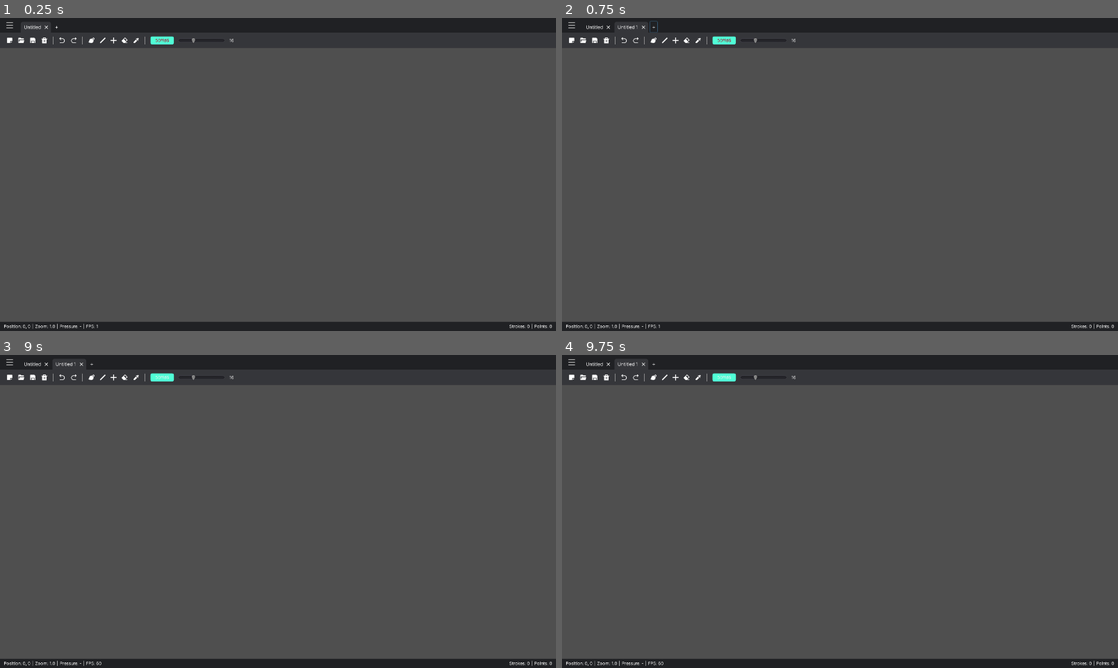
Above: before the commit, frames 1-4 (two rows, left to right).
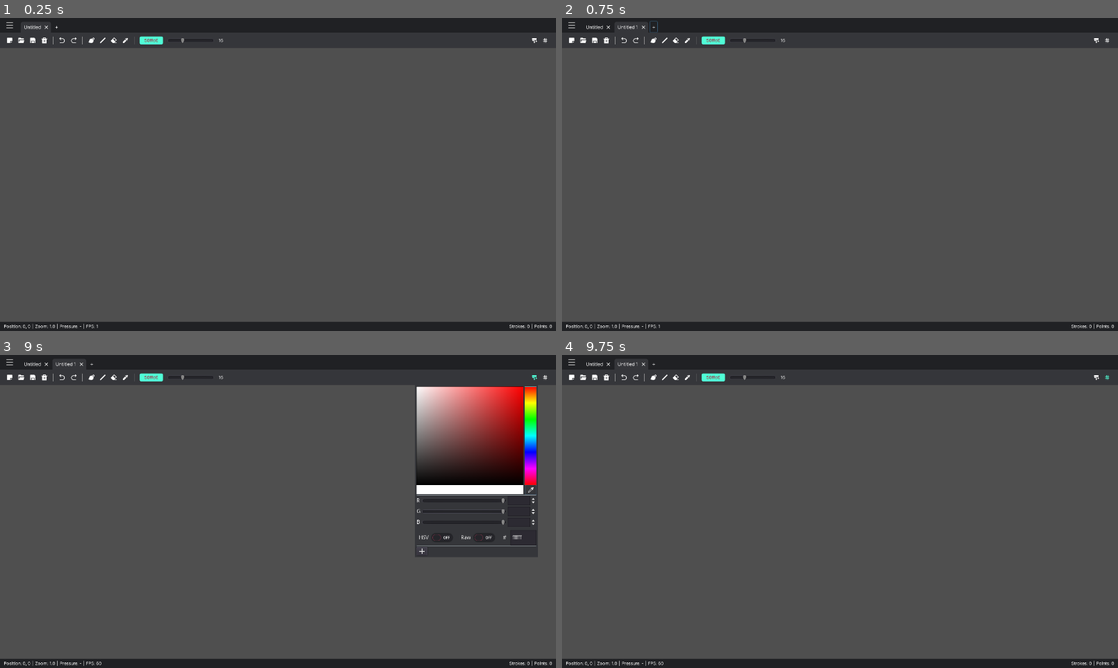
Above: after the commit, the same moments.

Repository: Epsilon0xCell/Lorien
Game: Godot game, scene res://Main.tscn
The game is run twice, just before and just after one commit, with the same random seed, the same clock (stepped at 60 frames per second) and the same inputs. The engine's default icon, where the game draws it, is replaced by a stand-in: a white triangle on a blue panel in a dark square.
Inputs (mouse positions are in pixels of both pictures, inside the frame that each line leads up to; where the layout moved, square brackets give the same spot in the first picture):
- Up to frame 1 (0.25 s): no input
- Up to frame 2 (0.75 s): click "+" at 0.5 s
- Up to frame 3 (9 s): click (22, 376) at 1.25 s; click (33, 376) at 2 s; click (44, 376) at 2.75 s; click (61, 376) at 3.5 s; click (72, 376) at 4.25 s; click (88, 376) at 5 s; click (100, 376) at 5.75 s; click (111, 376) at 6.52 s; click (127, 376) [139, 376] at 7.25 s; click "50ffd6" at 8 s; click (533, 376) at 8.77 s
- Up to frame 4 (9.75 s): click (1106, 376) at 9.52 s

The runs differ from the first frame. In frame 1, 0.2% of the frame differs, in the area x 19-99%, y 5-9%; in frame 2, 0.2%; in frame 3, 12%, in the area x 19-99%, y 5-65%; in frame 4, 0.2%.

Commit message:
Background color

Diff:
--- a/lorien/BrushStroke.gd
+++ b/lorien/BrushStroke.gd
@@ -68,6 +68,10 @@
 func apply(line2d: Line2D) -> void:
 	line2d.clear_points()
 	line2d.width_curve.clear_points()
+
+	if points.empty():
+		return
+
 	line2d.width_curve.bake_resolution = pressures.size()
 
 	line2d.default_color = color
--- a/lorien/InfiniteCanvas/InfiniteCanvas.gd
+++ b/lorien/InfiniteCanvas/InfiniteCanvas.gd
@@ -26,6 +26,7 @@
 var info := Info.new()
 var _last_mouse_motion: InputEventMouseMotion
 var _is_enabled := false
+var _background_color: Color
 
 # -------------------------------------------------------------------------------------------------
 func _ready():
@@ -74,6 +75,15 @@
 	line.texture = STROKE_TEXTURE
 	line.texture_mode = Line2D.LINE_TEXTURE_STRETCH
 	return line
+
+# -------------------------------------------------------------------------------------------------
+func set_background_color(color: Color) -> void:
+	_background_color = color
+	VisualServer.set_default_clear_color(color)
+
+# -------------------------------------------------------------------------------------------------
+func get_background_color() -> Color:
+	return _background_color
 
 # -------------------------------------------------------------------------------------------------
 func get_camera() -> Camera2D:
--- a/lorien/Main.gd
+++ b/lorien/Main.gd
@@ -12,7 +12,7 @@
 
 # -------------------------------------------------------------------------------------------------
 func _ready():
-	VisualServer.set_default_clear_color(canvas_color)
+	_canvas.set_background_color(canvas_color)
 	_file_dialog.current_dir = Config.DEFAULT_FILE_DIALOG_PATH
 
 	# UI Signals
@@ -21,6 +21,7 @@
 	_ui_toolbar.connect("save_file", self, "_on_save_file")
 	_ui_toolbar.connect("brush_color_changed", self, "_on_brush_color_changed")
 	_ui_toolbar.connect("brush_size_changed", self, "_on_brush_size_changed")
+	_ui_toolbar.connect("canvas_background_changed", self, "_on_canvas_background_changed")
 
 # -------------------------------------------------------------------------------------------------
 func _physics_process(delta):
@@ -51,11 +52,13 @@
 	var zoom_str: String = savefile.meta_data[LorienIO.METADATA_CAMERA_ZOOM]
 	var offset_x_str: String = savefile.meta_data[LorienIO.METADATA_CAMERA_OFFSET_X]
 	var offset_y_str: String = savefile.meta_data[LorienIO.METADATA_CAMERA_OFFSET_Y]
+	var canvas_color: String = savefile.meta_data[LorienIO.CANVAS_COLOR]
 
 	# apply metadata
 	var cam: Camera2D = _canvas.get_camera()
 	cam.set_zoom_level(float(zoom_str))
 	cam.offset = Vector2(float(offset_x_str), float(offset_y_str))
+	_canvas.set_background_color(Color(canvas_color))
 
 	# add strokes to canvas
 	_canvas.clear()
@@ -68,9 +71,14 @@
 		LorienIO.METADATA_CAMERA_OFFSET_X: str(cam.offset.x),
 		LorienIO.METADATA_CAMERA_OFFSET_Y: str(cam.offset.y),
 		LorienIO.METADATA_CAMERA_ZOOM: str(cam.zoom.x),
+		LorienIO.CANVAS_COLOR: _canvas.get_background_color().to_html(false),
 	}
 
 	LorienIO.save_file(filepath, _canvas._brush_strokes, meta_data)
+
+# -------------------------------------------------------------------------------------------------
+func _on_canvas_background_changed(color: Color) -> void:
+	_canvas.set_background_color(color)
 
 # -------------------------------------------------------------------------------------------------
 func _on_InfiniteCanvas_mouse_entered():
--- a/lorien/Main.tscn
+++ b/lorien/Main.tscn
@@ -35,8 +35,9 @@
 [node name="UIToolbar" parent="." instance=ExtResource( 6 )]
 margin_top = 38.0
 margin_bottom = 78.0
-_file_dialog_path = NodePath("../FileDialog")
-_color_picker_path = NodePath("../ColorpickerPopup/PanelContainer/ColorPicker")
+file_dialog_path = NodePath("../FileDialog")
+brush_color_picker_path = NodePath("../BrushColorPickerPopup/PanelContainer/ColorPicker")
+background_color_picker_path = NodePath("../BackgroundColorPickerPopup/PanelContainer/ColorPicker")
 
 [node name="UIStatusBar" parent="." instance=ExtResource( 3 )]
 anchor_top = 1.0
@@ -59,16 +60,17 @@
 current_file = "Lorien"
 current_path = "/Projects/Other/lorien/lorien/Lorien"
 
-[node name="ColorpickerPopup" type="Popup" parent="."]
+[node name="BrushColorPickerPopup" type="Popup" parent="."]
 margin_left = 364.0
 margin_top = 77.0
 margin_right = 666.0
 margin_bottom = 504.0
 __meta__ = {
+"_edit_group_": true,
 "_edit_use_anchors_": false
 }
 
-[node name="PanelContainer" type="PanelContainer" parent="ColorpickerPopup"]
+[node name="PanelContainer" type="PanelContainer" parent="BrushColorPickerPopup"]
 anchor_right = 1.0
 anchor_bottom = 1.0
 custom_styles/panel = SubResource( 1 )
@@ -76,11 +78,41 @@
 "_edit_use_anchors_": false
 }
 
-[node name="ColorPicker" type="ColorPicker" parent="ColorpickerPopup/PanelContainer"]
-margin_left = 220.0
-margin_top = 220.0
-margin_right = 528.0
-margin_bottom = 658.0
+[node name="ColorPicker" type="ColorPicker" parent="BrushColorPickerPopup/PanelContainer"]
+margin_left = 20.0
+margin_top = 20.0
+margin_right = 328.0
+margin_bottom = 458.0
+edit_alpha = false
+__meta__ = {
+"_edit_use_anchors_": false
+}
+
+[node name="BackgroundColorPickerPopup" type="Popup" parent="."]
+anchor_left = 1.0
+anchor_right = 1.0
+margin_left = -364.613
+margin_top = 77.0
+margin_right = -46.6128
+margin_bottom = 501.0
+__meta__ = {
+"_edit_group_": true,
+"_edit_use_anchors_": false
+}
+
+[node name="PanelContainer" type="PanelContainer" parent="BackgroundColorPickerPopup"]
+anchor_right = 1.0
+anchor_bottom = 1.0
+custom_styles/panel = SubResource( 1 )
+__meta__ = {
+"_edit_use_anchors_": false
+}
+
+[node name="ColorPicker" type="ColorPicker" parent="BackgroundColorPickerPopup/PanelContainer"]
+margin_left = 20.0
+margin_top = 20.0
+margin_right = 330.0
+margin_bottom = 458.0
 edit_alpha = false
 __meta__ = {
 "_edit_use_anchors_": false
--- a/lorien/UI/Components/UITab.tscn
+++ b/lorien/UI/Components/UITab.tscn
@@ -17,7 +17,7 @@
 margin_right = 78.0
 margin_bottom = 28.0
 rect_min_size = Vector2( 0, 28 )
-size_flags_horizontal = 3
+size_flags_horizontal = 8
 size_flags_vertical = 8
 custom_styles/panel = ExtResource( 4 )
 script = ExtResource( 2 )
--- a/lorien/UI/UITitlebar.tscn
+++ b/lorien/UI/UITitlebar.tscn
@@ -16,8 +16,8 @@
 }
 
 [node name="Left" type="HBoxContainer" parent="."]
+anchor_right = 1.0
 anchor_bottom = 1.0
-margin_right = 50.0
 size_flags_horizontal = 3
 size_flags_vertical = 3
 custom_constants/separation = 4
@@ -29,6 +29,7 @@
 margin_right = 12.0
 margin_bottom = 38.0
 mouse_filter = 2
+size_flags_horizontal = 4
 custom_constants/separation = 12
 
 [node name="MenuButton" type="TextureButton" parent="Left"]
@@ -37,7 +38,7 @@
 margin_top = 10.0
 margin_right = 34.0
 margin_bottom = 28.0
-size_flags_horizontal = 6
+size_flags_horizontal = 4
 size_flags_vertical = 6
 texture_normal = ExtResource( 3 )
 stretch_mode = 3
@@ -49,6 +50,7 @@
 margin_right = 50.0
 margin_bottom = 38.0
 mouse_filter = 2
+size_flags_horizontal = 4
 custom_constants/separation = 12
 
 [node name="Tabs" type="HBoxContainer" parent="Left"]
@@ -56,6 +58,7 @@
 margin_right = 104.0
 margin_bottom = 38.0
 rect_min_size = Vector2( 50, 38 )
+size_flags_horizontal = 4
 __meta__ = {
 "_edit_use_anchors_": false
 }
@@ -65,6 +68,7 @@
 margin_top = 8.0
 margin_right = 129.0
 margin_bottom = 38.0
+size_flags_horizontal = 4
 size_flags_vertical = 8
 text = "+"
 flat = true
--- a/lorien/UI/UIToolbar.gd
+++ b/lorien/UI/UIToolbar.gd
@@ -1,4 +1,4 @@
-extends PanelContainer
+extends Panel
 class_name UIToolbar
 
 signal new_file
@@ -9,6 +9,7 @@
 signal redo_action
 signal brush_color_changed(color)
 signal brush_size_changed(size)
+signal canvas_background_changed(color)
 
 # -------------------------------------------------------------------------------------------------
 const BUTTON_HOVER_COLOR = Color("50ffd6")
@@ -16,27 +17,31 @@
 const BUTTON_NORMAL_COLOR = Color.white
 
 # -------------------------------------------------------------------------------------------------
-export var _file_dialog_path: NodePath
-export var _color_picker_path: NodePath
+export var file_dialog_path: NodePath
+export var brush_color_picker_path: NodePath
+export var background_color_picker_path: NodePath
 
-onready var _new_button: TextureButton = $HBoxContainer/NewFileButton
-onready var _save_button: TextureButton = $HBoxContainer/SaveFileButton
-onready var _open_button: TextureButton = $HBoxContainer/OpenFileButton
-onready var _clear_canvas_button: TextureButton = $HBoxContainer/ClearCanvasButton
-onready var _undo_button: TextureButton = $HBoxContainer/UndoButton
-onready var _redo_button: TextureButton = $HBoxContainer/RedoButton
-onready var _color_button: Button = $HBoxContainer/ColorButton
-onready var _brush_size_label: Label = $HBoxContainer/BrushSizeLabel
-onready var _brush_size_slider: HSlider = $HBoxContainer/BrushSizeSlider
-onready var _color_picker: ColorPicker = get_node(_color_picker_path)
-onready var _color_picker_popup: Popup = get_node(_color_picker_path).get_parent().get_parent() # meh...
+onready var _new_button: TextureButton = $Left/NewFileButton
+onready var _save_button: TextureButton = $Left/SaveFileButton
+onready var _open_button: TextureButton = $Left/OpenFileButton
+onready var _clear_canvas_button: TextureButton = $Left/ClearCanvasButton
+onready var _undo_button: TextureButton = $Left/UndoButton
+onready var _redo_button: TextureButton = $Left/RedoButton
+onready var _color_button: Button = $Left/ColorButton
+onready var _brush_size_label: Label = $Left/BrushSizeLabel
+onready var _brush_size_slider: HSlider = $Left/BrushSizeSlider
+onready var _brush_color_picker: ColorPicker = get_node(brush_color_picker_path)
+onready var _brush_color_picker_popup: Popup = get_node(brush_color_picker_path).get_parent().get_parent() # meh...
+onready var _background_color_picker: ColorPicker = get_node(background_color_picker_path)
+onready var _background_color_picker_popup: Popup = get_node(background_color_picker_path).get_parent().get_parent() # meh...
 
 # -------------------------------------------------------------------------------------------------
 func _ready():
-	_color_picker.connect("color_changed", self, "_on_color_changed")
+	_brush_color_picker.connect("color_changed", self, "_on_brush_color_changed")
+	_background_color_picker.connect("color_changed", self, "_on_background_color_changed")
 	_brush_size_label.text = str(Config.DEFAULT_BRUSH_SIZE)
 	_brush_size_slider.value = Config.DEFAULT_BRUSH_SIZE
-	_on_color_changed(Config.DEFAULT_BRUSH_COLOR)
+	_on_brush_color_changed(Config.DEFAULT_BRUSH_COLOR)
 
 # Button clicked callbacks
 # -------------------------------------------------------------------------------------------------
@@ -47,7 +52,7 @@
 
 # -------------------------------------------------------------------------------------------------
 func _on_OpenFileButton_pressed():
-	var file_dialog: FileDialog = get_node(_file_dialog_path)
+	var file_dialog: FileDialog = get_node(file_dialog_path)
 	file_dialog.mode = FileDialog.MODE_OPEN_FILE
 	file_dialog.connect("file_selected", self, "_on_file_selected_to_open")
 	file_dialog.connect("popup_hide", self, "_on_file_dialog_closed")
@@ -59,7 +64,7 @@
 
 # -------------------------------------------------------------------------------------------------
 func _on_SaveFileButton_pressed():
-	var file_dialog: FileDialog = get_node(_file_dialog_path)
+	var file_dialog: FileDialog = get_node(file_dialog_path)
 	file_dialog.mode = FileDialog.MODE_SAVE_FILE
 	file_dialog.connect("file_selected", self, "_on_file_selected_to_save")
 	file_dialog.connect("popup_hide", self, "_on_file_dialog_closed")
@@ -71,16 +76,16 @@
 
 # -------------------------------------------------------------------------------------------------
 func _on_file_dialog_closed() -> void:
-	var file_dialog: FileDialog = get_node(_file_dialog_path)
+	var file_dialog: FileDialog = get_node(file_dialog_path)
 	Utils.remove_signal_connections(file_dialog, "file_selected")
 	Utils.remove_signal_connections(file_dialog, "popup_hide")
 
 # -------------------------------------------------------------------------------------------------
 func _on_ColorButton_pressed():
-	_color_picker_popup.popup()
+	_brush_color_picker_popup.popup()
 
 # -------------------------------------------------------------------------------------------------
-func _on_color_changed(color: Color) -> void:
+func _on_brush_color_changed(color: Color) -> void:
 	_color_button.get("custom_styles/normal").bg_color = color
 	var text_color := color.inverted()
 	_color_button.set("custom_colors/font_color", text_color)
@@ -90,7 +95,19 @@
 	emit_signal("brush_color_changed", color)
 
 # -------------------------------------------------------------------------------------------------
+func _on_background_color_changed(color: Color) -> void:
+	emit_signal("canvas_background_changed", color)
+
+# -------------------------------------------------------------------------------------------------
 func _on_BrushSizeSlider_value_changed(value: float):
 	var new_size := int(value)
 	_brush_size_label.text = "%d" % new_size
 	emit_signal("brush_size_changed", new_size)
+
+# -------------------------------------------------------------------------------------------------
+func _on_BackgroundColorButton_pressed():
+	_background_color_picker_popup.popup()
+
+# -------------------------------------------------------------------------------------------------
+func _on_GridButton_pressed():
+	pass # Replace with function body.
--- a/lorien/UI/UIToolbar.tscn
+++ b/lorien/UI/UIToolbar.tscn
@@ -11,9 +11,10 @@
 [ext_resource path="res://Assets/Icons/eraser_white.png" type="Texture" id=9]
 [ext_resource path="res://Assets/Icons/color_picker.png" type="Texture" id=10]
 [ext_resource path="res://Assets/Icons/line_tool_white.png" type="Texture" id=11]
-[ext_resource path="res://Assets/Icons/fixed_line_tool.png" type="Texture" id=12]
+[ext_resource path="res://Assets/Icons/background_tool_white.png" type="Texture" id=12]
 [ext_resource path="res://UI/Components/UIFlatTextureButton.gd" type="Script" id=13]
 [ext_resource path="res://Assets/Fonts/font_11.tres" type="DynamicFont" id=14]
+[ext_resource path="res://Assets/Icons/grid_white.png" type="Texture" id=15]
 
 [sub_resource type="StyleBoxFlat" id=1]
 bg_color = Color( 0.207843, 0.211765, 0.227451, 1 )
@@ -33,7 +34,7 @@
 corner_radius_bottom_right = 4
 corner_radius_bottom_left = 4
 
-[node name="UIToolbar" type="PanelContainer"]
+[node name="UIToolbar" type="Panel"]
 anchor_right = 1.0
 margin_bottom = 40.0
 rect_min_size = Vector2( 0, 40 )
@@ -43,19 +44,22 @@
 "_edit_use_anchors_": false
 }
 
-[node name="HBoxContainer" type="HBoxContainer" parent="."]
-margin_right = 1920.0
-margin_bottom = 40.0
+[node name="Left" type="HBoxContainer" parent="."]
+anchor_bottom = 1.0
+margin_right = 578.0
 size_flags_horizontal = 3
 size_flags_vertical = 3
 custom_constants/separation = 12
-
-[node name="VSeparator" type="VSeparator" parent="HBoxContainer"]
+__meta__ = {
+"_edit_use_anchors_": false
+}
+
+[node name="VSeparator" type="VSeparator" parent="Left"]
 margin_right = 4.0
 margin_bottom = 40.0
 custom_styles/separator = SubResource( 2 )
 
-[node name="NewFileButton" type="TextureButton" parent="HBoxContainer"]
+[node name="NewFileButton" type="TextureButton" parent="Left"]
 margin_left = 16.0
 margin_top = 11.0
 margin_right = 34.0
@@ -67,7 +71,7 @@
 script = ExtResource( 13 )
 hover_tint = Color( 0.313726, 1, 0.839216, 1 )
 
-[node name="OpenFileButton" type="TextureButton" parent="HBoxContainer"]
+[node name="OpenFileButton" type="TextureButton" parent="Left"]
 margin_left = 46.0
 margin_top = 11.0
 margin_right = 64.0
@@ -79,7 +83,7 @@
 script = ExtResource( 13 )
 hover_tint = Color( 0.313726, 1, 0.839216, 1 )
 
-[node name="SaveFileButton" type="TextureButton" parent="HBoxContainer"]
+[node name="SaveFileButton" type="TextureButton" parent="Left"]
 margin_left = 76.0
 margin_top = 11.0
 margin_right = 94.0
@@ -91,7 +95,7 @@
 script = ExtResource( 13 )
 hover_tint = Color( 0.313726, 1, 0.839216, 1 )
 
-[node name="ClearCanvasButton" type="TextureButton" parent="HBoxContainer"]
+[node name="ClearCanvasButton" type="TextureButton" parent="Left"]
 margin_left = 106.0
 margin_top = 11.0
 margin_right = 124.0
@@ -103,7 +107,7 @@
 script = ExtResource( 13 )
 hover_tint = Color( 0.313726, 1, 0.839216, 1 )
 
-[node name="VSeparator2" type="VSeparator" parent="HBoxContainer"]
+[node name="VSeparator2" type="VSeparator" parent="Left"]
 margin_left = 136.0
 margin_right = 140.0
 margin_bottom = 40.0
@@ -112,7 +116,7 @@
 "_edit_use_anchors_": false
 }
 
-[node name="UndoButton" type="TextureButton" parent="HBoxContainer"]
+[node name="UndoButton" type="TextureButton" parent="Left"]
 margin_left = 152.0
 margin_top = 11.0
 margin_right = 170.0
@@ -124,7 +128,7 @@
 script = ExtResource( 13 )
 hover_tint = Color( 0.313726, 1, 0.839216, 1 )
 
-[node name="RedoButton" type="TextureButton" parent="HBoxContainer"]
+[node name="RedoButton" type="TextureButton" parent="Left"]
 margin_left = 182.0
 margin_top = 11.0
 margin_right = 200.0
@@ -136,7 +140,7 @@
 script = ExtResource( 13 )
 hover_tint = Color( 0.313726, 1, 0.839216, 1 )
 
-[node name="VSeparator3" type="VSeparator" parent="HBoxContainer"]
+[node name="VSeparator3" type="VSeparator" parent="Left"]
 margin_left = 212.0
 margin_right = 216.0
 margin_bottom = 40.0
@@ -145,7 +149,7 @@
 "_edit_use_anchors_": false
 }
 
-[node name="BrushButton" type="TextureButton" parent="HBoxContainer"]
+[node name="BrushButton" type="TextureButton" parent="Left"]
 margin_left = 228.0
 margin_top = 11.0
 margin_right = 246.0
@@ -157,7 +161,7 @@
 script = ExtResource( 13 )
 hover_tint = Color( 0.313726, 1, 0.839216, 1 )
 
-[node name="LineButton" type="TextureButton" parent="HBoxContainer"]
+[node name="LineButton" type="TextureButton" parent="Left"]
 margin_left = 258.0
 margin_top = 12.0
 margin_right = 274.0
@@ -169,22 +173,10 @@
 script = ExtResource( 13 )
 hover_tint = Color( 0.313726, 1, 0.839216, 1 )
 
-[node name="FixedLineButton" type="TextureButton" parent="HBoxContainer"]
+[node name="EraserButton" type="TextureButton" parent="Left"]
 margin_left = 286.0
-margin_top = 12.0
-margin_right = 302.0
-margin_bottom = 28.0
-hint_tooltip = "Brush Tool"
-size_flags_horizontal = 4
-size_flags_vertical = 4
-texture_normal = ExtResource( 12 )
-script = ExtResource( 13 )
-hover_tint = Color( 0.313726, 1, 0.839216, 1 )
-
-[node name="EraserButton" type="TextureButton" parent="HBoxContainer"]
-margin_left = 314.0
-margin_top = 11.0
-margin_right = 332.0
+margin_top = 11.0
+margin_right = 304.0
 margin_bottom = 29.0
 hint_tooltip = "Eraser Tool"
 size_flags_horizontal = 4
@@ -193,10 +185,10 @@
 script = ExtResource( 13 )
 hover_tint = Color( 0.313726, 1, 0.839216, 1 )
 
-[node name="ColorPickerButton" type="TextureButton" parent="HBoxContainer"]
-margin_left = 344.0
-margin_top = 11.0
-margin_right = 362.0
+[node name="ColorPickerButton" type="TextureButton" parent="Left"]
+margin_left = 316.0
+margin_top = 11.0
+margin_right = 334.0
 margin_bottom = 29.0
 hint_tooltip = "Eraser Tool"
 size_flags_horizontal = 4
@@ -205,19 +197,19 @@
 script = ExtResource( 13 )
 hover_tint = Color( 0.313726, 1, 0.839216, 1 )
 
-[node name="VSeparator4" type="VSeparator" parent="HBoxContainer"]
-margin_left = 374.0
-margin_right = 378.0
+[node name="VSeparator4" type="VSeparator" parent="Left"]
+margin_left = 346.0
+margin_right = 350.0
 margin_bottom = 40.0
 custom_styles/separator = SubResource( 3 )
 __meta__ = {
 "_edit_use_anchors_": false
 }
 
-[node name="ColorButton" type="Button" parent="HBoxContainer"]
-margin_left = 390.0
+[node name="ColorButton" type="Button" parent="Left"]
+margin_left = 362.0
 margin_top = 10.0
-margin_right = 450.0
+margin_right = 422.0
 margin_bottom = 30.0
 rect_min_size = Vector2( 60, 20 )
 size_flags_vertical = 4
@@ -235,10 +227,10 @@
 "_edit_group_": true
 }
 
-[node name="BrushSizeSlider" type="HSlider" parent="HBoxContainer"]
-margin_left = 462.0
+[node name="BrushSizeSlider" type="HSlider" parent="Left"]
+margin_left = 434.0
 margin_top = 10.0
-margin_right = 582.0
+margin_right = 554.0
 margin_bottom = 30.0
 rect_min_size = Vector2( 120, 20 )
 size_flags_horizontal = 4
@@ -247,19 +239,62 @@
 max_value = 50.0
 value = 5.0
 
-[node name="BrushSizeLabel" type="Label" parent="HBoxContainer"]
-margin_left = 594.0
+[node name="BrushSizeLabel" type="Label" parent="Left"]
+margin_left = 566.0
 margin_top = 13.0
-margin_right = 606.0
+margin_right = 578.0
 margin_bottom = 27.0
 custom_fonts/font = ExtResource( 14 )
 text = "12"
 
-[connection signal="pressed" from="HBoxContainer/NewFileButton" to="." method="_on_NewFileButton_pressed"]
-[connection signal="pressed" from="HBoxContainer/OpenFileButton" to="." method="_on_OpenFileButton_pressed"]
-[connection signal="pressed" from="HBoxContainer/SaveFileButton" to="." method="_on_SaveFileButton_pressed"]
-[connection signal="pressed" from="HBoxContainer/ClearCanvasButton" to="." method="_on_ClearCanvasButton_pressed"]
-[connection signal="pressed" from="HBoxContainer/UndoButton" to="." method="_on_UndoButton_pressed"]
-[connection signal="pressed" from="HBoxContainer/RedoButton" to="." method="_on_RedoButton_pressed"]
-[connection signal="pressed" from="HBoxContainer/ColorButton" to="." method="_on_ColorButton_pressed"]
-[connection signal="value_changed" from="HBoxContainer/BrushSizeSlider" to="." method="_on_BrushSizeSlider_value_changed"]
+[node name="Right" type="HBoxContainer" parent="."]
+anchor_left = 1.0
+anchor_right = 1.0
+anchor_bottom = 1.0
+margin_left = -64.0
+size_flags_horizontal = 3
+size_flags_vertical = 3
+custom_constants/separation = 12
+__meta__ = {
+"_edit_use_anchors_": false
+}
+
+[node name="BackgroundColorButton" type="TextureButton" parent="Right"]
+margin_top = 12.0
+margin_right = 16.0
+margin_bottom = 28.0
+hint_tooltip = "Create New File"
+size_flags_horizontal = 4
+size_flags_vertical = 4
+texture_normal = ExtResource( 12 )
+script = ExtResource( 13 )
+hover_tint = Color( 0.313726, 1, 0.839216, 1 )
+
+[node name="GridButton" type="TextureButton" parent="Right"]
+margin_left = 28.0
+margin_top = 12.0
+margin_right = 44.0
+margin_bottom = 28.0
+hint_tooltip = "Create New File"
+size_flags_horizontal = 4
+size_flags_vertical = 4
+texture_normal = ExtResource( 15 )
+script = ExtResource( 13 )
+hover_tint = Color( 0.313726, 1, 0.839216, 1 )
+
+[node name="VSeparator" type="VSeparator" parent="Right"]
+margin_left = 56.0
+margin_right = 60.0
+margin_bottom = 40.0
+custom_styles/separator = SubResource( 2 )
+
+[connection signal="pressed" from="Left/NewFileButton" to="." method="_on_NewFileButton_pressed"]
+[connection signal="pressed" from="Left/OpenFileButton" to="." method="_on_OpenFileButton_pressed"]
+[connection signal="pressed" from="Left/SaveFileButton" to="." method="_on_SaveFileButton_pressed"]
+[connection signal="pressed" from="Left/ClearCanvasButton" to="." method="_on_ClearCanvasButton_pressed"]
+[connection signal="pressed" from="Left/UndoButton" to="." method="_on_UndoButton_pressed"]
+[connection signal="pressed" from="Left/RedoButton" to="." method="_on_RedoButton_pressed"]
+[connection signal="pressed" from="Left/ColorButton" to="." method="_on_ColorButton_pressed"]
+[connection signal="value_changed" from="Left/BrushSizeSlider" to="." method="_on_BrushSizeSlider_value_changed"]
+[connection signal="pressed" from="Right/BackgroundColorButton" to="." method="_on_BackgroundColorButton_pressed"]
+[connection signal="pressed" from="Right/GridButton" to="." method="_on_GridButton_pressed"]
--- a/lorien/Utils/LorienIO.gd
+++ b/lorien/Utils/LorienIO.gd
@@ -1,13 +1,14 @@
 extends Node
 
 # -------------------------------------------------------------------------------------------------
-const POINT_ELEM_SIZE = 3
+const POINT_ELEM_SIZE := 3
 const COMPRESSION_METHOD = File.COMPRESSION_DEFLATE
 
-const VERSION_NUMBER = 0
+const VERSION_NUMBER := 0
 const METADATA_CAMERA_ZOOM = "camera_zoom"
-const METADATA_CAMERA_OFFSET_X = "camera_offset_x"
-const METADATA_CAMERA_OFFSET_Y = "camera_offset_y"
+const METADATA_CAMERA_OFFSET_X := "camera_offset_x"
+const METADATA_CAMERA_OFFSET_Y := "camera_offset_y"
+const CANVAS_COLOR := "canvas_color"
 
 # -------------------------------------------------------------------------------------------------
 class Savefile:
--- a/lorien/project.godot
+++ b/lorien/project.godot
@@ -39,7 +39,7 @@
 "language": "GDScript",
 "path": "res://UI/UITitlebar.gd"
 }, {
-"base": "PanelContainer",
+"base": "Panel",
 "class": "UIToolbar",
 "language": "GDScript",
 "path": "res://UI/UIToolbar.gd"
@@ -79,7 +79,6 @@
 window/size/test_width=1440
 window/size/test_height=810
 window/dpi/allow_hidpi=true
-window/vsync/use_vsync=false
 
 [input]
 
Binary file added: lorien/Assets/Icons/background_tool_white.png
Not shown, added: lorien/Assets/Icons/background_tool_white.png.import
Binary file added: lorien/Assets/Icons/grid_white.png
Not shown, added: lorien/Assets/Icons/grid_white.png.import
Not shown: 1 places in lorien/UI/UIToolbar.tscn that only renumber resources
